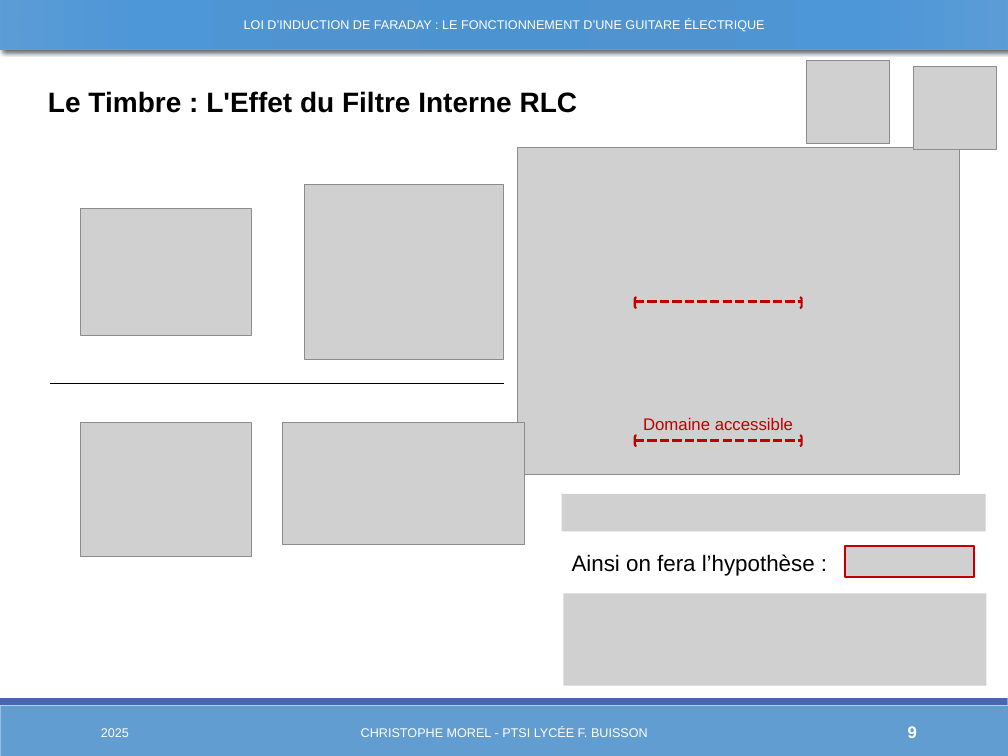
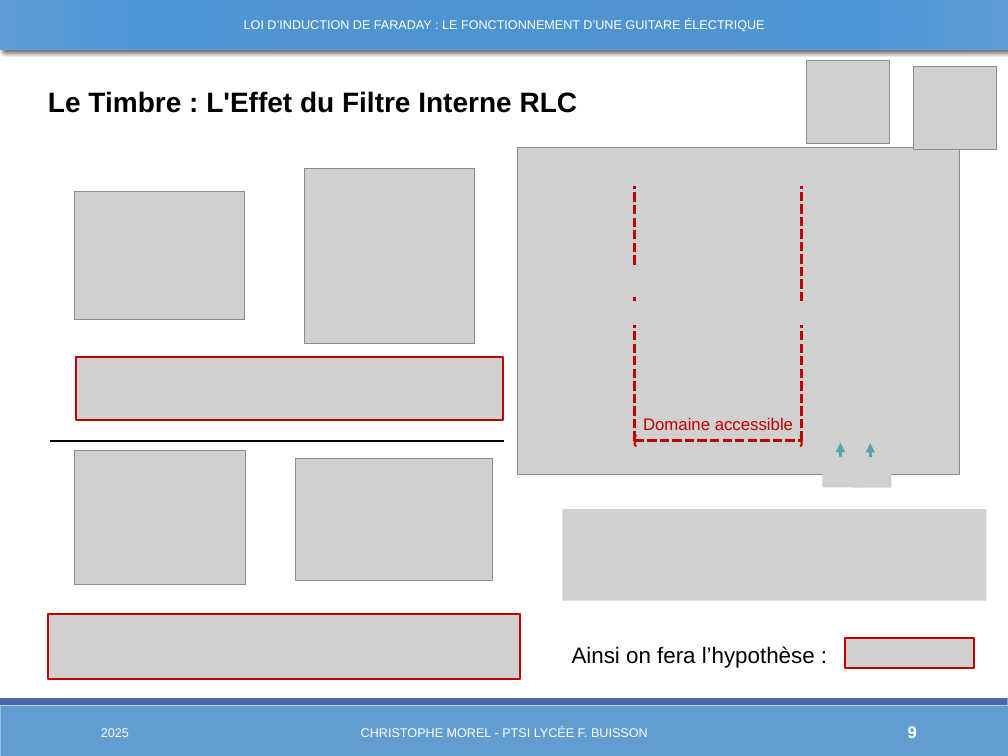
Before and after one commit to Chrismorel7/TIPE---Micro_guitare_elec, a slide deck: slide 9 of Views/Novembre.pptx. Drawn at 1008x756 pixels with LibreOffice and Linux fonts; fonts in the diff are those of the drawing; grey boxes stand for pictures. Boxes give left, top, right and bottom in pixels: in the first picture for what was removed or moved away, otherwise in the second. Text is boxed around its words. In the diff, an @@ line names an element or a change of style, - is before the commit and + after.

```diff
--- a/Views/Novembre.pptx
+++ b/Views/Novembre.pptx
@@ table resized from (x1=49, y1=154, x2=504, y2=613) to (x1=49, y1=154, x2=504, y2=666) @@
@@ picture resized from (x1=304, y1=184, x2=504, y2=360) to (x1=304, y1=168, x2=475, y2=344) @@
@@ picture moved from (x1=81, y1=209, x2=251, y2=337) to (x1=75, y1=192, x2=245, y2=320) @@
@@ line added from (635, 264) to (635, 186), #C00000 2.25 pt dashed @@
@@ line added from (801, 301) to (801, 186), #C00000 2.25 pt dashed @@
@@ bracket pair removed at (x1=635, y1=297, x2=802, y2=308) @@
@@ line added from (635, 301) to (635, 296), #C00000 2.25 pt dashed @@
@@ line removed from (635, 301) to (801, 301) @@
@@ line added from (635, 440) to (635, 325), #C00000 2.25 pt dashed @@
@@ line added from (801, 440) to (801, 325), #C00000 2.25 pt dashed @@
@@ picture added at (x1=76, y1=357, x2=503, y2=420) @@
@@ arrow added from (841, 463) to (841, 443), #5AA2AE 2.25 pt @@
@@ arrow added from (870, 463) to (870, 444), #5AA2AE 2.25 pt @@
@@ picture moved from (x1=81, y1=422, x2=251, y2=556) to (x1=75, y1=451, x2=245, y2=585) @@
@@ picture resized from (x1=282, y1=422, x2=524, y2=544) to (x1=295, y1=459, x2=493, y2=581) @@
@@ picture added at (x1=823, y1=457, x2=862, y2=487) @@
@@ picture added at (x1=853, y1=458, x2=892, y2=488) @@
@@ picture resized from (x1=561, y1=494, x2=986, y2=531) to (x1=562, y1=509, x2=987, y2=601) @@
@@ picture removed at (x1=563, y1=594, x2=987, y2=686) @@
@@ picture added at (x1=48, y1=614, x2=520, y2=679) @@
@@ text "Ainsi on fera l’hypothèse :" moved from (x1=572, y1=554, x2=815, y2=576) to (x1=572, y1=646, x2=815, y2=668) @@
@@ picture moved from (x1=845, y1=546, x2=974, y2=577) to (x1=845, y1=638, x2=974, y2=668) @@
```
Also in this commit, not shown: 4 other slides changed, 11 other files.
